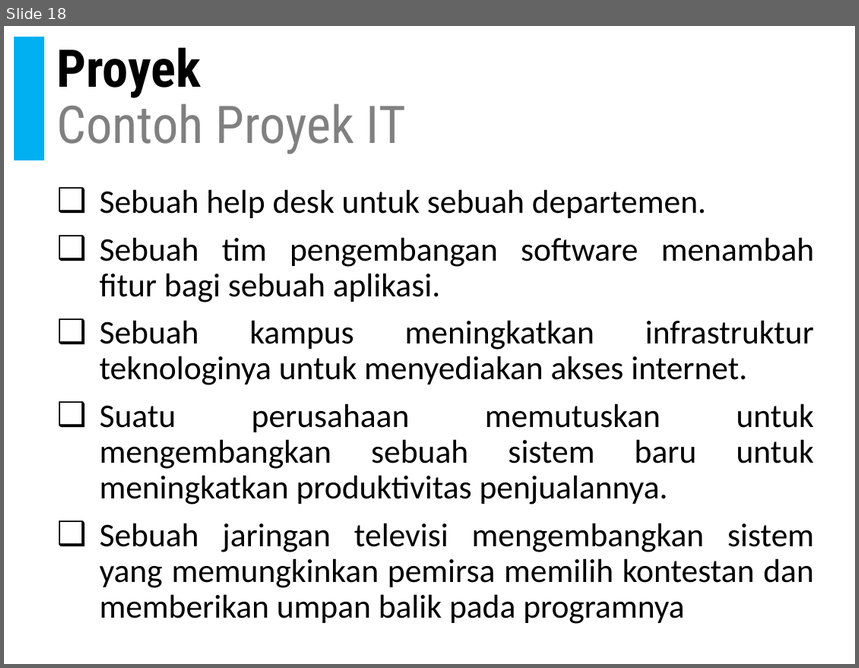
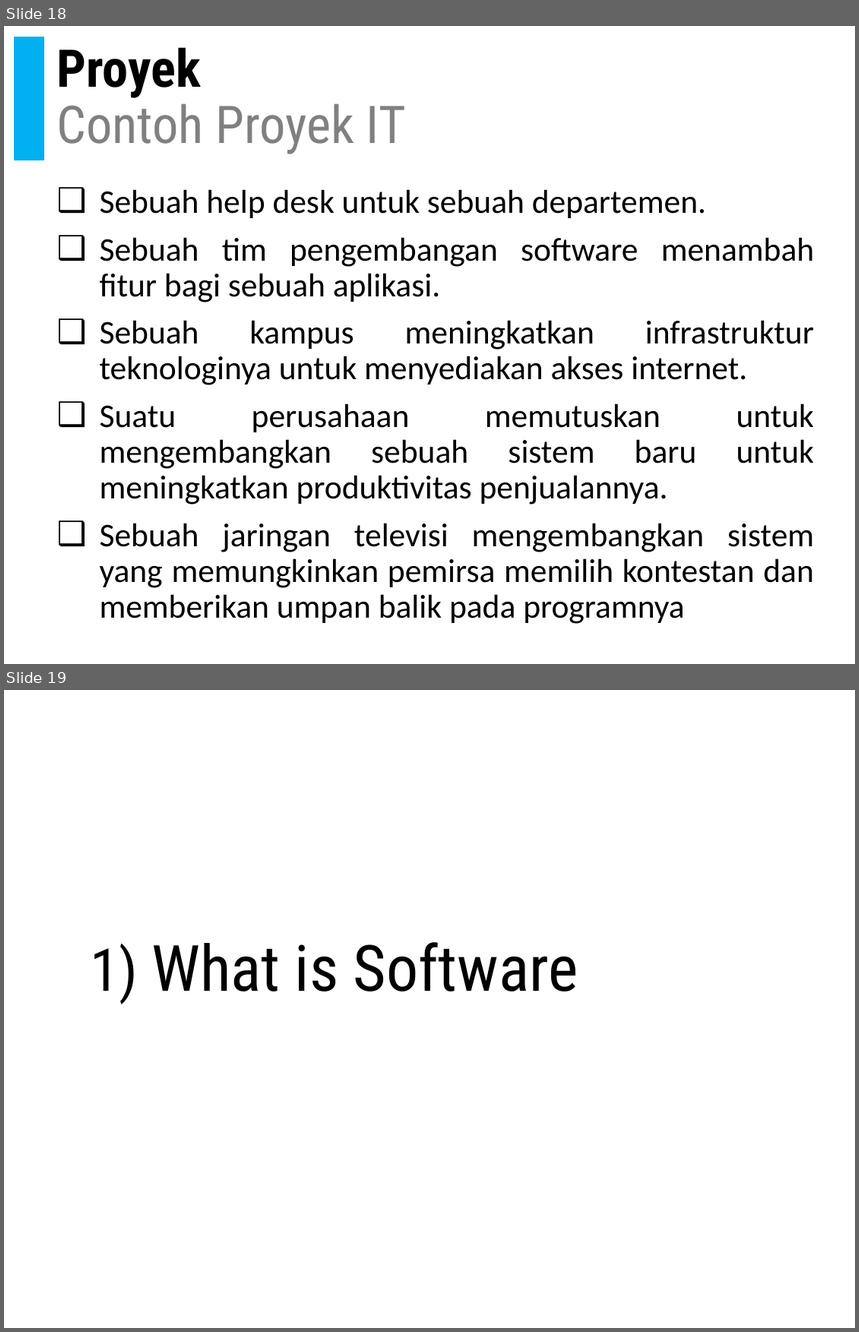
Before and after one commit to doniaft/Proyek-Perangkat-Lunak, a slide deck: 1. Bahan Ajar/01. PPL - Pendahuluan.pptx. Shown one above the other, each under a label of ours: slide 18 before the commit, slides 18 and 19 after it. The pictures are 859x668 and 859x1332 pixels, drawn with LibreOffice and Linux fonts; fonts in the diff are those of the drawing. Boxes give left, top, right and bottom in pixels: in the first picture for what was removed or moved away, otherwise in the second. Text is boxed around its words. In the diff, an @@ line names an element or a change of style, - is before the commit and + after.

```diff
--- a/1. Bahan Ajar/01. PPL - Pendahuluan.pptx
+++ b/1. Bahan Ajar/01. PPL - Pendahuluan.pptx
@@ slide 19 added at [4,690,855,1328], background #FFFFFF; not listed: 1 template element that a slide beside it also shows @@
@@ title added at [90,942,579,1005], 54 pt, text #000000 @@
+1) What is Software
```
Also in this commit, not shown: 3 slides changed, 21 other slides added, 2 other files.
